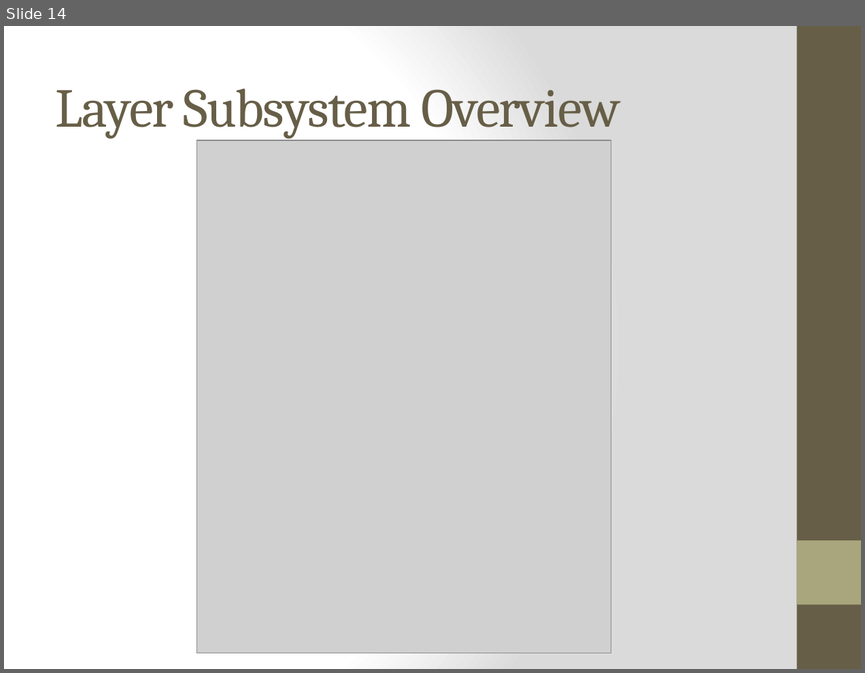
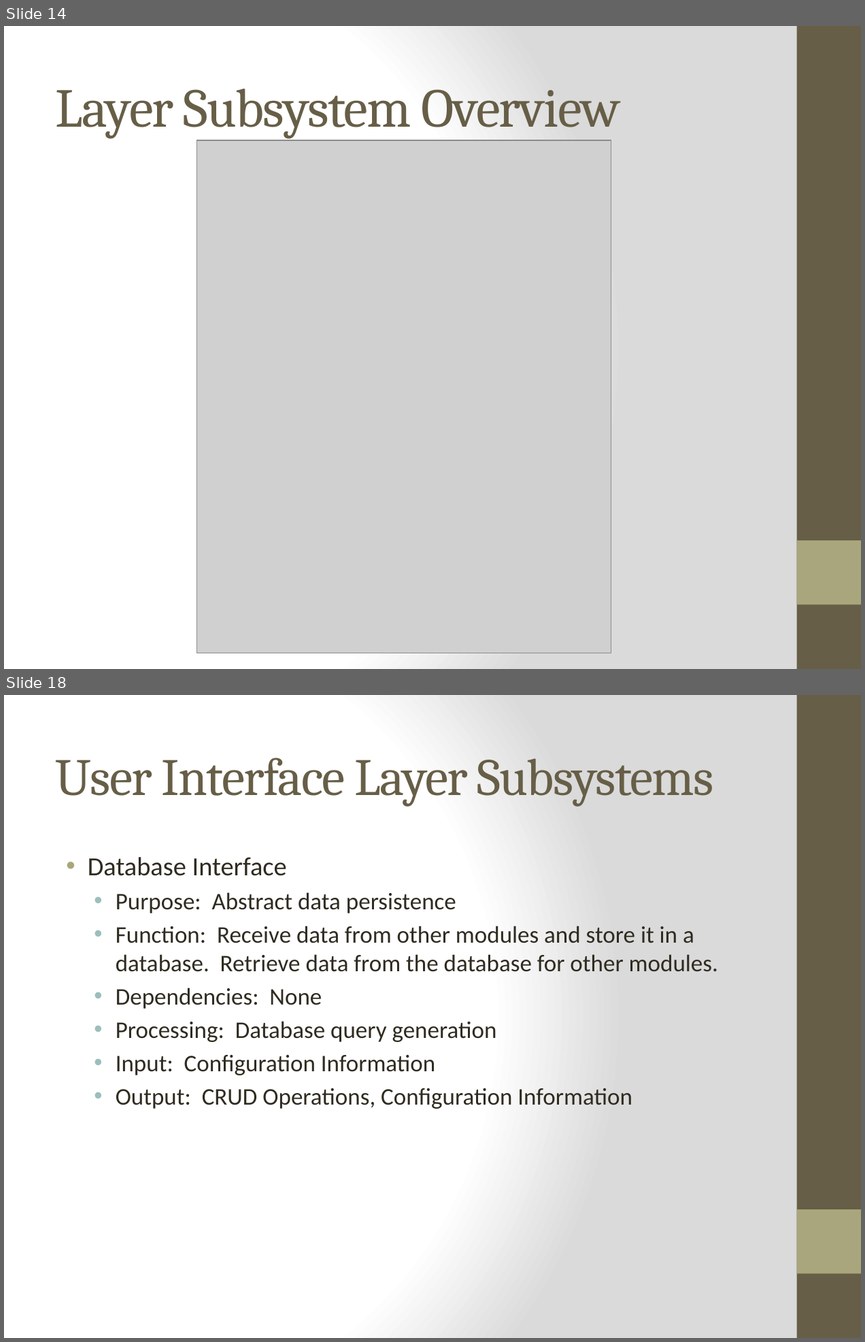
Before and after one commit to qpHalcy0n/SRDesign, a slide deck: ADS Gate Review/Team Ink3d ADS.pptx. Shown one above the other, each under a label of ours: slide 14 before the commit, slides 14 and 18 after it; the slides between them are not shown. The pictures are 865x673 and 865x1342 pixels, drawn with LibreOffice and Linux fonts; fonts in the diff are those of the drawing; grey boxes stand for pictures. Boxes give left, top, right and bottom in pixels: in the first picture for what was removed or moved away, otherwise in the second. Text is boxed around its words. In the diff, an @@ line names an element or a change of style, - is before the commit and + after.

Commit message:
ADS Gate Review - UI Layer Subsystems

```diff
--- a/ADS Gate Review/Team Ink3d ADS.pptx
+++ b/ADS Gate Review/Team Ink3d ADS.pptx
@@ slide 18 added at <box>4,695,861,1338</box>, background gradient #FFFFFF to #DADADA; not listed: 2 template elements that a slide beside it also shows @@
@@ title added at <box>56,758,714,807</box>, 44 pt, text #675E47 @@
+User Interface Layer Subsystems
@@ text added at <box>88,857,718,1108</box>, 20 pt, text #2F2B20 @@
+• Database Interface
+  • Purpose: Abstract data persistence
+  • Function: Receive data from other modules and store it in a database. Retrieve data from the database for other modules.
+  • Dependencies: None
+  • Processing: Database query generation
+  • Input: Configuration Information
+  • Output: CRUD Operations, Configuration Information
```
Also in this commit, not shown: 4 other slides added.
